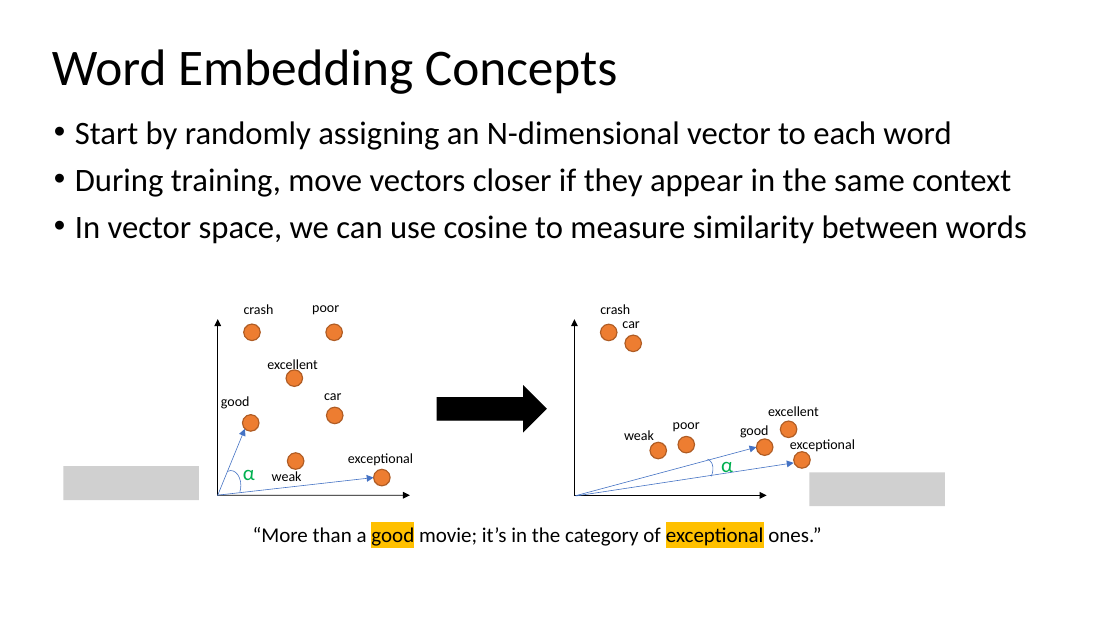
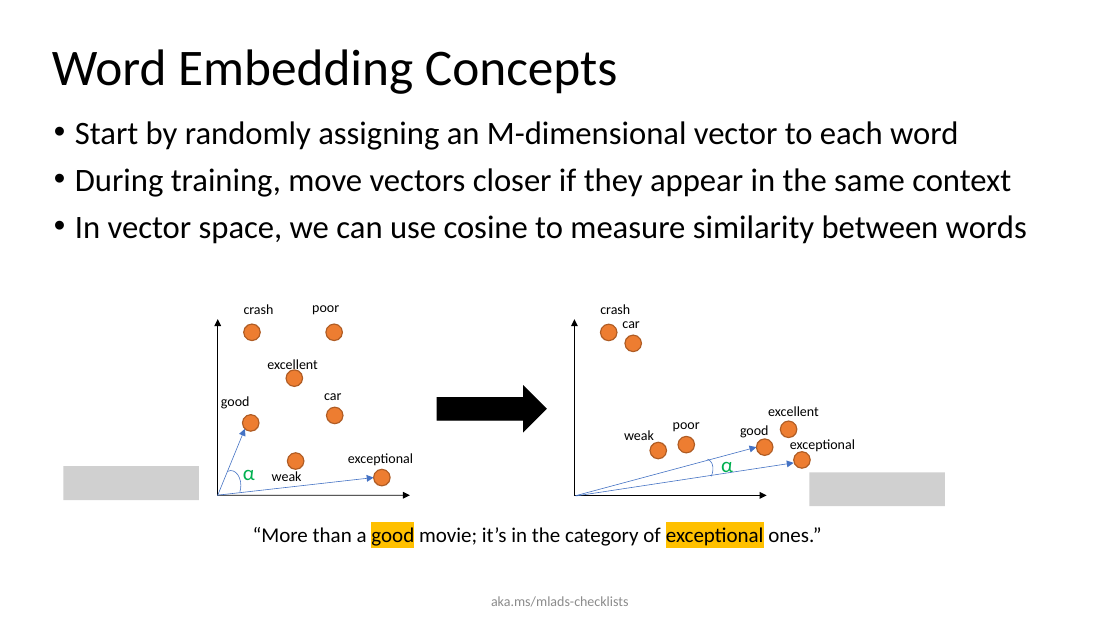
Before and after one commit to FarTaFar/MLADS19_DL4NLP, a slide deck: slide 17 of 41, Gururajan.pptx. Drawn at 1120x630 pixels with LibreOffice and Linux fonts; fonts in the diff are those of the drawing; grey boxes stand for pictures. Boxes give left, top, right and bottom in pixels: in the first picture for what was removed or moved away, otherwise in the second. Text is boxed around its words. In the diff, an @@ line names an element or a change of style, - is before the commit and + after.

```diff
--- a/41, Gururajan.pptx
+++ b/41, Gururajan.pptx
@@ text at bbox=[75, 121, 958, 150]: text changed @@
-• Start by randomly assigning an N-dimensional vector to each word
+• Start by randomly assigning an M-dimensional vector to each word
@@ text added at bbox=[491, 596, 629, 606], 12 pt, text #8C8C8C @@
+aka.ms/mlads-checklists
```
Also in this commit, not shown: 25 other slides changed, 1 other file.
